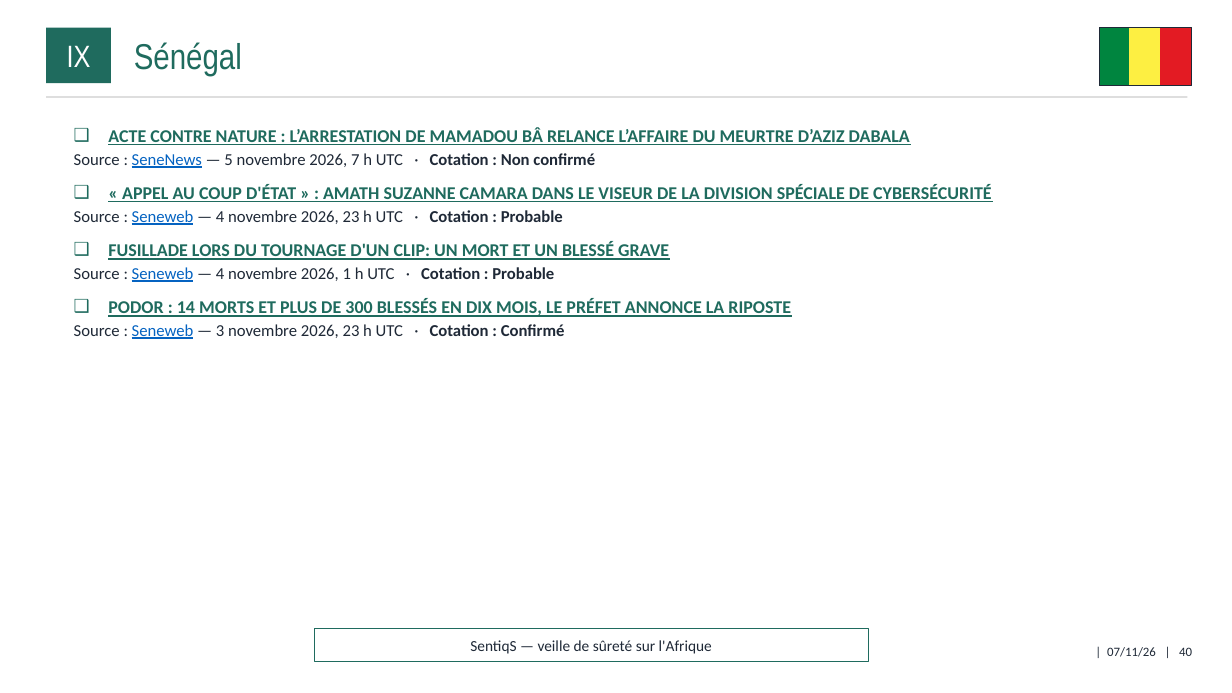
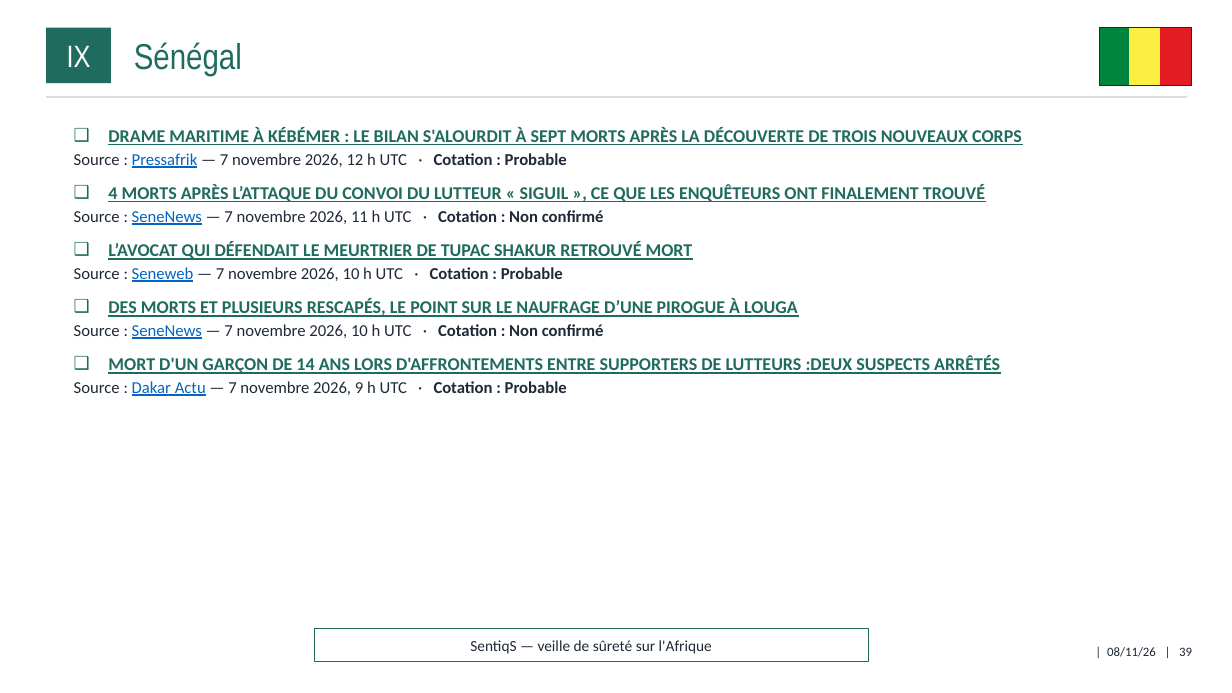
Before and after one commit to ytl1-ops/SentiqS, a slide deck: slide 39 of web/rapports/mensuel/2026-11.pptx (slide 40 before the commit). Drawn at 1232x693 pixels with LibreOffice and Linux fonts; fonts in the diff are those of the drawing. Boxes give left, top, right and bottom in pixels: in the first picture for what was removed or moved away, otherwise in the second. Text is boxed around its words. In the diff, an @@ line names an element or a change of style, - is before the commit and + after.

```diff
--- a/web/rapports/mensuel/2026-11.pptx
+++ b/web/rapports/mensuel/2026-11.pptx
@@ text at [74,127,1022,396]: text changed @@
-❑ ACTE CONTRE NATURE : L’ARRESTATION DE MAMADOU BÂ RELANCE L’AFFAIRE DU MEURTRE D’AZIZ DABALA
-  ▪ Source : SeneNews — 5 novembre 2026, 7 h UTC · Cotation : Non confirmé
-❑ « APPEL AU COUP D'ÉTAT » : AMATH SUZANNE CAMARA DANS LE VISEUR DE LA DIVISION SPÉCIALE DE CYBERSÉCURITÉ
-  ▪ Source : Seneweb — 4 novembre 2026, 23 h UTC · Cotation : Probable
-❑ FUSILLADE LORS DU TOURNAGE D'UN CLIP: UN MORT ET UN BLESSÉ GRAVE
-  ▪ Source : Seneweb — 4 novembre 2026, 1 h UTC · Cotation : Probable
-❑ PODOR : 14 MORTS ET PLUS DE 300 BLESSÉS EN DIX MOIS, LE PRÉFET ANNONCE LA RIPOSTE
-  ▪ Source : Seneweb — 3 novembre 2026, 23 h UTC · Cotation : Confirmé
+❑ DRAME MARITIME À KÉBÉMER : LE BILAN S'ALOURDIT À SEPT MORTS APRÈS LA DÉCOUVERTE DE TROIS NOUVEAUX CORPS
+  ▪ Source : Pressafrik — 7 novembre 2026, 12 h UTC · Cotation : Probable
+❑ 4 MORTS APRÈS L’ATTAQUE DU CONVOI DU LUTTEUR « SIGUIL », CE QUE LES ENQUÊTEURS ONT FINALEMENT TROUVÉ
+  ▪ Source : SeneNews — 7 novembre 2026, 11 h UTC · Cotation : Non confirmé
+❑ L’AVOCAT QUI DÉFENDAIT LE MEURTRIER DE TUPAC SHAKUR RETROUVÉ MORT
+  ▪ Source : Seneweb — 7 novembre 2026, 10 h UTC · Cotation : Probable
+❑ DES MORTS ET PLUSIEURS RESCAPÉS, LE POINT SUR LE NAUFRAGE D’UNE PIROGUE À LOUGA
+  ▪ Source : SeneNews — 7 novembre 2026, 10 h UTC · Cotation : Non confirmé
+❑ MORT D'UN GARÇON DE 14 ANS LORS D'AFFRONTEMENTS ENTRE SUPPORTERS DE LUTTEURS :DEUX SUSPECTS ARRÊTÉS
+  ▪ Source : Dakar Actu — 7 novembre 2026, 9 h UTC · Cotation : Probable
@@ text at [1107,647,1192,657]: text changed @@
-| 07/11/26 | 40
+| 08/11/26 | 39
```
Also in this commit, not shown: 40 other slides changed, 9 other files.
